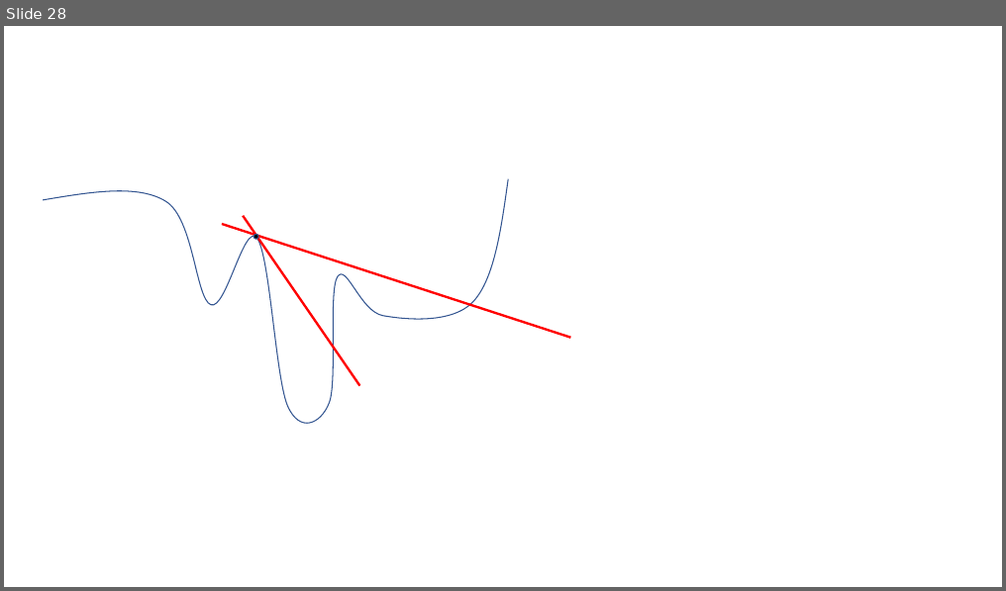
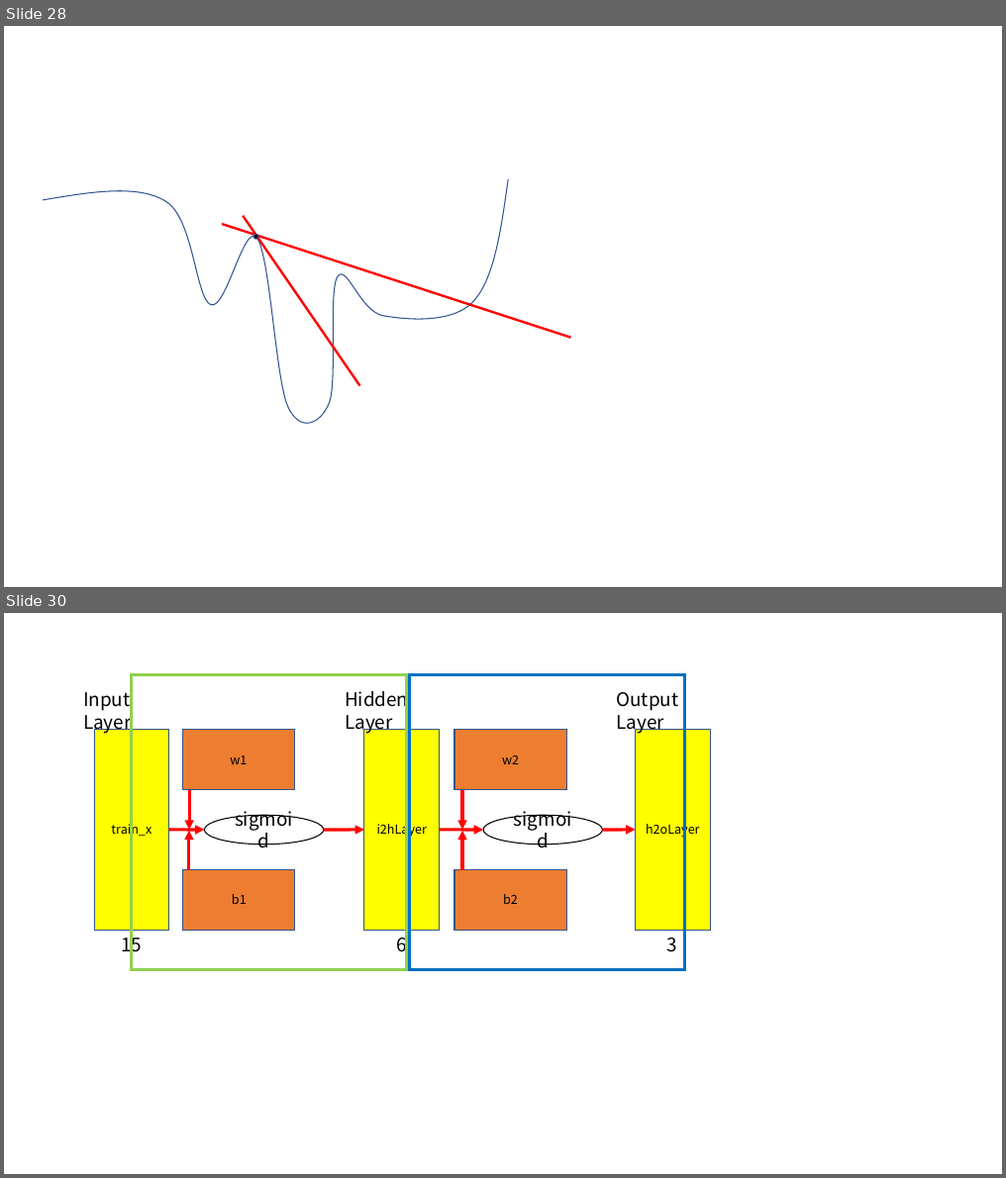
Before and after one commit to AnDeoukKyi/tistory, a slide deck: ml/ML.pptx. Shown one above the other, each under a label of ours: slide 28 before the commit, slides 28 and 30 after it; the slides between them are not shown. The pictures are 1006x591 and 1006x1178 pixels, drawn with LibreOffice and Linux fonts; fonts in the diff are those of the drawing. Boxes give left, top, right and bottom in pixels: in the first picture for what was removed or moved away, otherwise in the second. Text is boxed around its words. In the diff, an @@ line names an element or a change of style, - is before the commit and + after.

```diff
--- a/ml/ML.pptx
+++ b/ml/ML.pptx
@@ slide 30 added at <box>4,613,1002,1174</box>, background #FFFFFF @@
@@ text added at <box>83,692,131,734</box>, 18 pt, text #000000 @@
+Input Layer
@@ rectangle added at <box>132,674,406,970</box>, outline #92D050 3 pt @@
@@ text added at <box>345,687,408,734</box>, 18 pt, text #000000 @@
+Hidden Layer
@@ rectangle added at <box>410,674,684,970</box>, outline #0070C0 3 pt @@
@@ text added at <box>616,692,678,734</box>, 18 pt, text #000000 @@
+Output Layer
@@ rectangle added at <box>94,729,169,930</box>, fill #FFFF00, outline #325491 1 pt, 12 pt, text #000000 @@
+train_x
@@ rectangle added at <box>182,729,294,789</box>, fill #ED7D31, outline #325491 1 pt, 12 pt, text #000000 @@
+w1
@@ rectangle added at <box>364,729,439,930</box>, fill #FFFF00, outline #325491 1 pt, 12 pt, text #000000 @@
+i2hLayer
@@ rectangle added at <box>454,729,567,789</box>, fill #ED7D31, outline #325491 1 pt, 12 pt, text #000000 @@
+w2
@@ rectangle added at <box>635,729,710,930</box>, fill #FFFF00, outline #325491 1 pt, 12 pt, text #000000 @@
+h2oLayer
@@ arrow added from (190, 789) to (190, 830), #FF0000 3 pt @@
@@ arrow added from (462, 789) to (462, 830), #FF0000 3 pt @@
@@ ellipse added at <box>205,815,324,845</box>, outline #000000 1 pt, 18 pt, text #000000 @@
+sigmoid
@@ ellipse added at <box>483,815,602,845</box>, outline #000000 1 pt, 18 pt, text #000000 @@
+sigmoid
@@ arrow added from (169, 830) to (205, 830), #FF0000 3 pt @@
@@ arrow added from (189, 870) to (189, 831), #FF0000 3 pt @@
@@ arrow added from (324, 830) to (364, 830), #FF0000 3 pt @@
@@ arrow added from (439, 830) to (483, 830), #FF0000 3 pt @@
@@ arrow added from (462, 870) to (462, 831), #FF0000 3 pt @@
@@ arrow added from (602, 830) to (635, 830), #FF0000 3 pt @@
@@ rectangle added at <box>183,869,295,931</box>, fill #ED7D31, outline #325491 1 pt, 12 pt, text #000000 @@
+b1
@@ rectangle added at <box>454,869,567,931</box>, fill #ED7D31, outline #325491 1 pt, 12 pt, text #000000 @@
+b2
@@ text added at <box>121,933,142,958</box>, 18 pt, text #000000 @@
+15
@@ text added at <box>396,933,406,958</box>, 18 pt, text #000000 @@
+6
@@ text added at <box>667,938,677,953</box>, 18 pt, text #000000 @@
+3
```
Also in this commit, not shown: 2 slides changed, 5 other files.
